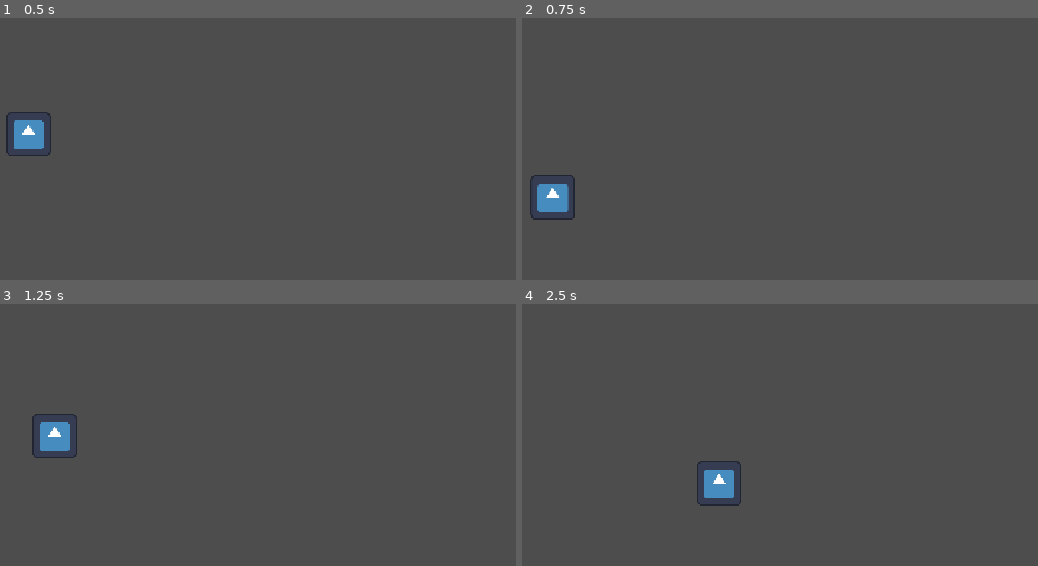
Above: before the commit, frames 1-4 (two rows, left to right).
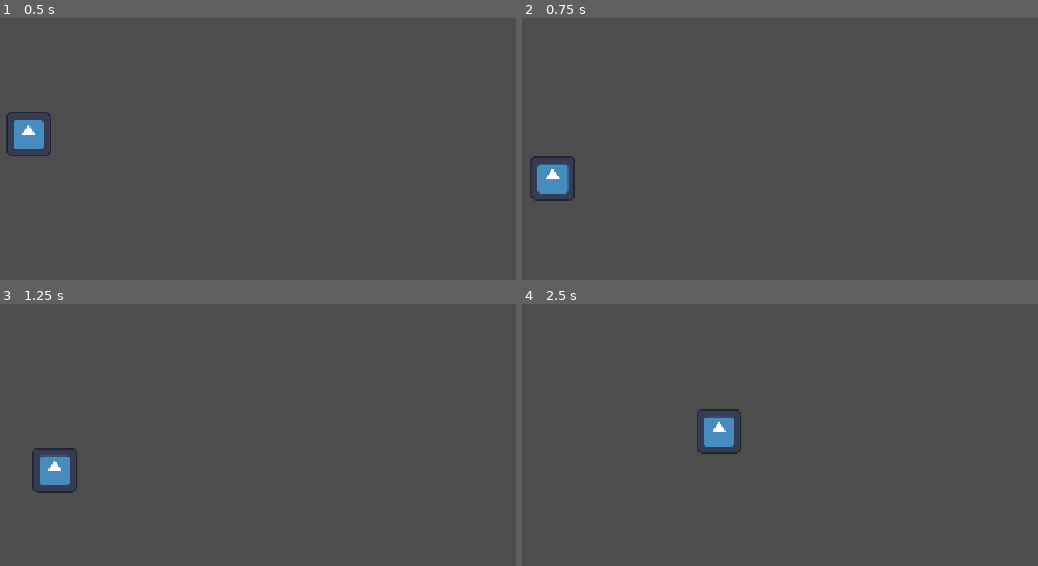
Above: after the commit, the same moments.

Repository: Maxington20/celeste-clone
Game: Godot game, scene res://scenes/levels/test_level.tscn
Same seed, same stepped clock (60 frames per second), same inputs: the game is played once before the commit and once after it. The project has no main scene, so this scene is started directly. The engine's default icon, where the game draws it, is replaced by a stand-in: a white triangle on a blue panel in a dark square.
Inputs:
- Up to frame 1 (0.5 s): no input
- Up to frame 2 (0.75 s): hold D (move_right) from 0.53 s (still down); tap Space (jump) at 0.6 s
- Up to frame 3 (1.25 s): keep holding D (move_right); tap Space (jump) at 0.77, 1.07 s
- Up to frame 4 (2.5 s): tap Space (jump) at 1.35, 1.52, 1.82, 2.1 s; release D (move_right) at 2.03 s; hold A (move_left) from 2.03 s (still down)

Frame 1 is identical in both runs. In frame 2, 1.2% of the frame differs, in the area x 1-11%, y 52-78%; in frame 3, 1.6%; in frame 4, 1.6%, in the area x 33-43%, y 40-78%.

Commit message:
buffered jumps added.

Diff:
--- a/scenes/player/player.gd
+++ b/scenes/player/player.gd
@@ -7,31 +7,66 @@
 const ACCELERATION := 150
 const DECELERATION := 250
 const COYOTE_TIME := 0.1
+const JUMP_BUFFER_TIME := 0.1
 
 var coyote_timer := 0.0
+var jump_buffer_timer := 0.0
+var jump_cut := false
+var jump_released := false
+
 
 func _physics_process(delta: float) -> void:
 
+	# Coyote time and gravity
 	if is_on_floor():
 		coyote_timer = COYOTE_TIME
-
 	else:
 		coyote_timer -= delta
 		velocity.y += GRAVITY * delta
 
-	if coyote_timer > 0 and Input.is_action_just_pressed("jump"):
+
+	# Remember a jump press for a short time
+	if Input.is_action_just_pressed("jump"):
+		jump_buffer_timer = JUMP_BUFFER_TIME
+		jump_released = false
+	else:
+		jump_buffer_timer -= delta
+
+
+	# Remember if the player releases jump
+	if Input.is_action_just_released("jump"):
+		jump_released = true
+
+
+	# Perform jump if both timers are still valid
+	if coyote_timer > 0 and jump_buffer_timer > 0:
 		velocity.y = JUMP_VELOCITY
+
 		coyote_timer = 0
+		jump_buffer_timer = 0
+		jump_cut = false
 
-	if Input.is_action_just_released("jump") and velocity.y < 0:
+
+	# Cut the jump short if the button has been released
+	if jump_released and velocity.y < 0 and !jump_cut:
 		velocity.y *= 0.5
+		jump_cut = true
 
+
+	# Horizontal movement
 	var direction := Input.get_axis("move_left", "move_right")
 
-	 ## velocity.x = SPEED * direction
 	if direction != 0:
-		velocity.x = move_toward(velocity.x, direction * SPEED, ACCELERATION * delta)
+		velocity.x = move_toward(
+			velocity.x,
+			direction * SPEED,
+			ACCELERATION * delta
+		)
 	else:
-		velocity.x = move_toward(velocity.x, 0, DECELERATION * delta)
+		velocity.x = move_toward(
+			velocity.x,
+			0,
+			DECELERATION * delta
+		)
 
 	move_and_slide()
